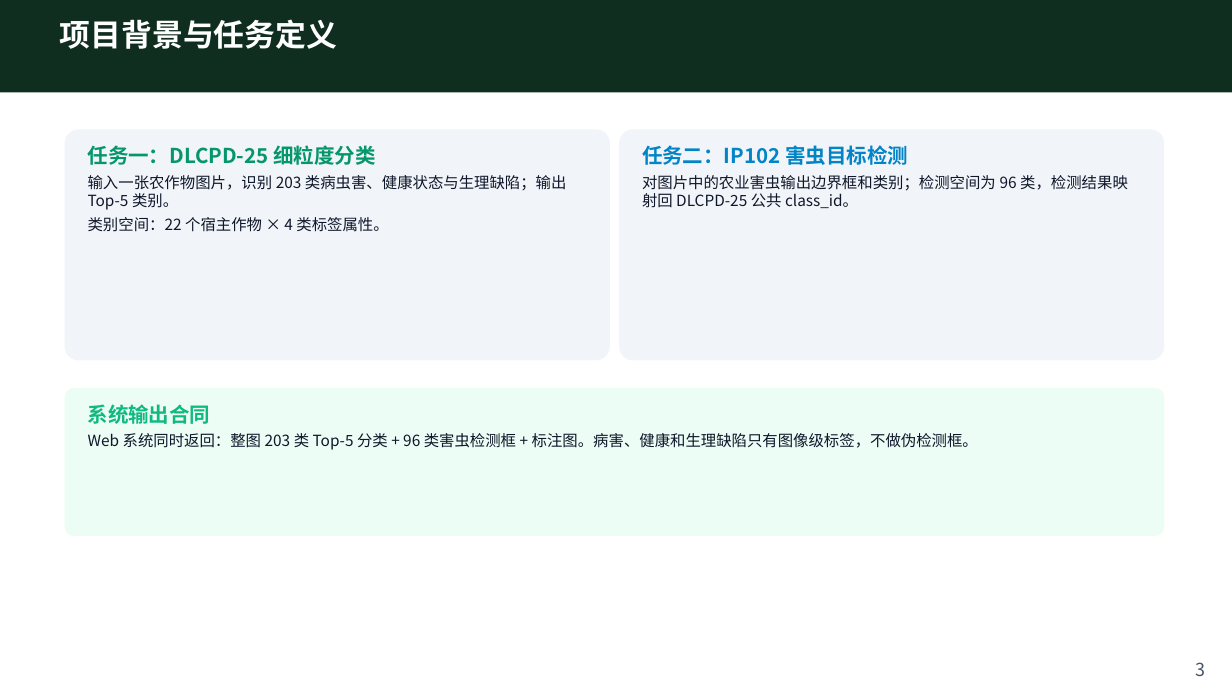
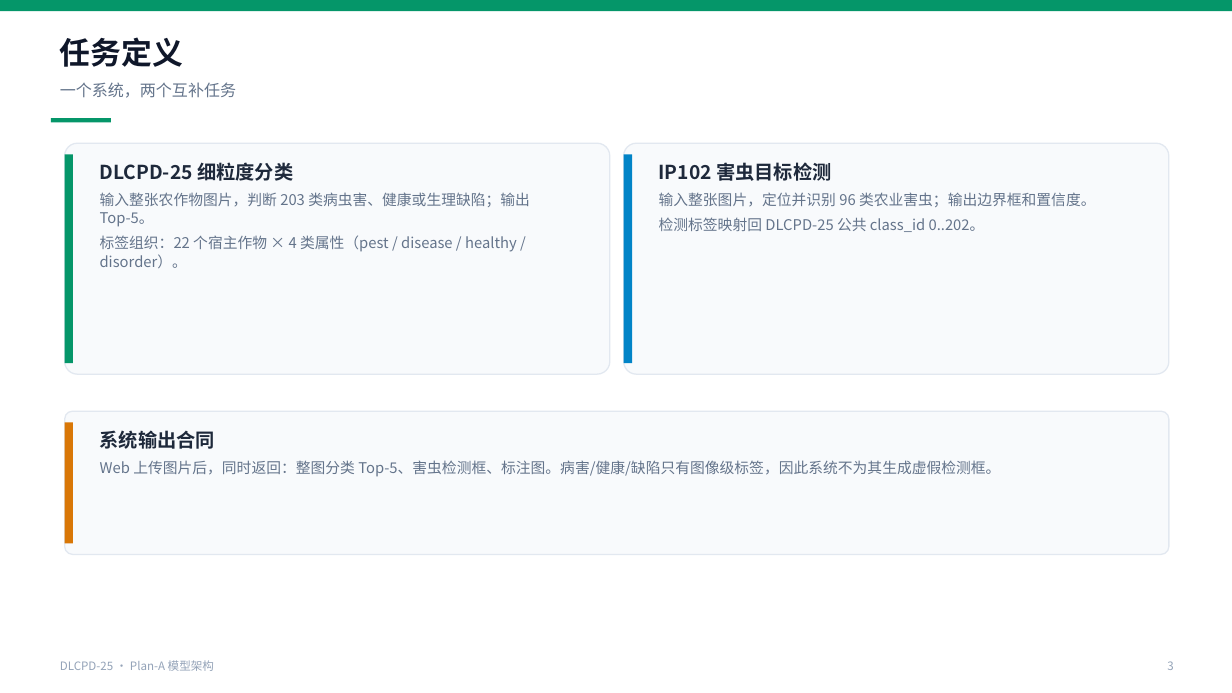
Before and after one commit to kfzeng1/DLCPD-25, a slide deck: slide 3 of docs/presentations/plan-a-model-architecture.pptx. Drawn at 1232x693 pixels with LibreOffice and Linux fonts; fonts in the diff are those of the drawing. Boxes give left, top, right and bottom in pixels: in the first picture for what was removed or moved away, otherwise in the second. Text is boxed around its words. In the diff, an @@ line names an element or a change of style, - is before the commit and + after.

```diff
--- a/docs/presentations/plan-a-model-architecture.pptx
+++ b/docs/presentations/plan-a-model-architecture.pptx
@@ rectangle: place and size @@
-rectangle at bbox=[0, 0, 1232, 92]
+rectangle at bbox=[0, 0, 1232, 11]
@@ rectangle at bbox=[0, 0, 1232, 11]: fill #0F2E1F to #059669 @@
@@ text at bbox=[60, 37, 183, 67]: text changed; text colour #FFFFFF to #0F172A @@
-项目背景与任务定义
+任务定义
@@ text added at bbox=[60, 82, 236, 98], 12.5 pt, text #64748B @@
+一个系统，两个互补任务
@@ rectangle added at bbox=[51, 118, 111, 122], fill #059669 @@
@@ rounded rectangle: place and size @@
-rounded rectangle at bbox=[619, 129, 1165, 360]
+rounded rectangle at bbox=[65, 143, 610, 374]
@@ rounded rectangle at bbox=[65, 143, 610, 374]: fill #F1F5F9 to #F8FAFC; outline none to #E2E8F0 1 pt; proportions changed @@
@@ rounded rectangle removed at bbox=[65, 129, 610, 360] @@
@@ rounded rectangle added at bbox=[624, 143, 1169, 374], fill #F8FAFC, outline #E2E8F0 1 pt @@
@@ rectangle added at bbox=[65, 154, 73, 363], fill #059669 @@
@@ text at bbox=[100, 162, 530, 268]: text changed; size 12 to 11.5 pt; text colour #0F172A to #64748B @@
-任务一：DLCPD-25 细粒度分类
-输入一张农作物图片，识别 203 类病虫害、健康状态与生理缺陷；输出 Top-5 类别。
-类别空间：22 个宿主作物 × 4 类标签属性。
+DLCPD-25 细粒度分类
+输入整张农作物图片，判断 203 类病虫害、健康或生理缺陷；输出 Top-5。
+标签组织：22 个宿主作物 × 4 类属性（pest / disease / healthy / disorder）。
@@ rectangle added at bbox=[624, 154, 632, 363], fill #0284C7 @@
@@ text at bbox=[659, 162, 1096, 232]: text changed; size 12 to 11.5 pt; text colour #0F172A to #64748B @@
-任务二：IP102 害虫目标检测
-对图片中的农业害虫输出边界框和类别；检测空间为 96 类，检测结果映射回 DLCPD-25 公共 class_id。
+IP102 害虫目标检测
+输入整张图片，定位并识别 96 类农业害虫；输出边界框和置信度。
+检测标签映射回 DLCPD-25 公共 class_id 0..202。
@@ rounded rectangle: place and size @@
-rounded rectangle at bbox=[65, 388, 1165, 536]
+rounded rectangle at bbox=[65, 411, 1169, 555]
@@ rounded rectangle at bbox=[65, 411, 1169, 555]: fill #ECFDF5 to #F8FAFC; outline none to #E2E8F0 1 pt; proportions changed @@
@@ rectangle added at bbox=[65, 422, 73, 543], fill #D97706 @@
@@ text "系统输出合同": place and size @@
-text "系统输出合同" at bbox=[88, 404, 978, 450]
+text "系统输出合同" at bbox=[100, 430, 1000, 477]
@@ text at bbox=[100, 430, 215, 449]: size 16 to 15 pt, text colour #10B981 to #1E293B in "系统输出合同"; line spacing 1 to 1.05; more space between paragraphs @@
@@ text at bbox=[100, 460, 1000, 477]: text changed; size 12 to 11.5 pt; text colour #0F172A to #64748B @@
-Web 系统同时返回：整图 203 类 Top-5 分类 + 96 类害虫检测框 + 标注图。病害、健康和生理缺陷只有图像级标签，不做伪检测框。
+Web 上传图片后，同时返回：整图分类 Top-5、害虫检测框、标注图。病害/健康/缺陷只有图像级标签，因此系统不为其生成虚假检测框。
@@ text "3": place and size @@
-text "3" at bbox=[1196, 662, 1206, 676]
+text "3" at bbox=[1167, 661, 1173, 670]
@@ text "3" at bbox=[1167, 661, 1173, 670]: size 14 to 9 pt, text colour #475569 to #94A3B8 @@
@@ text added at bbox=[60, 660, 214, 671], 9 pt, text #94A3B8 @@
+DLCPD-25 · Plan-A 模型架构
```
Also in this commit, not shown: 7 other slides changed, 12 slides added, 9 slides removed, 1 other file.
